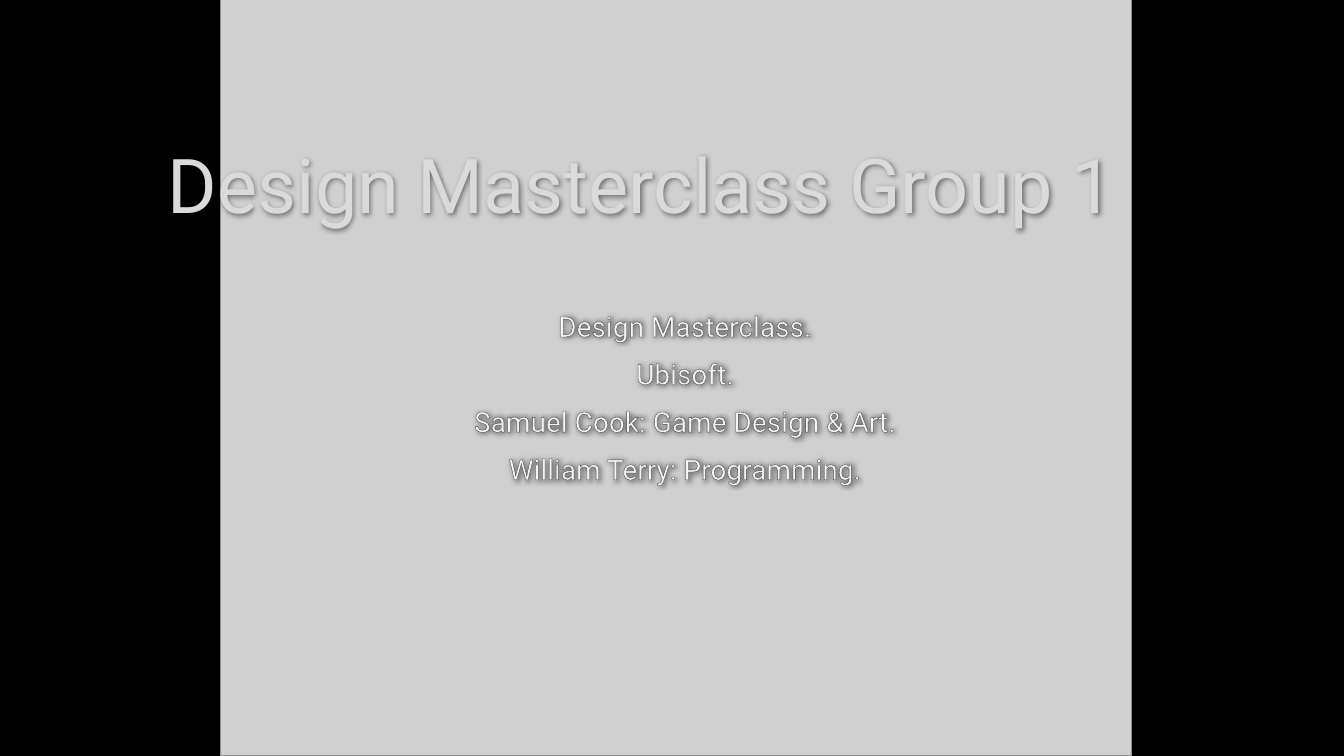
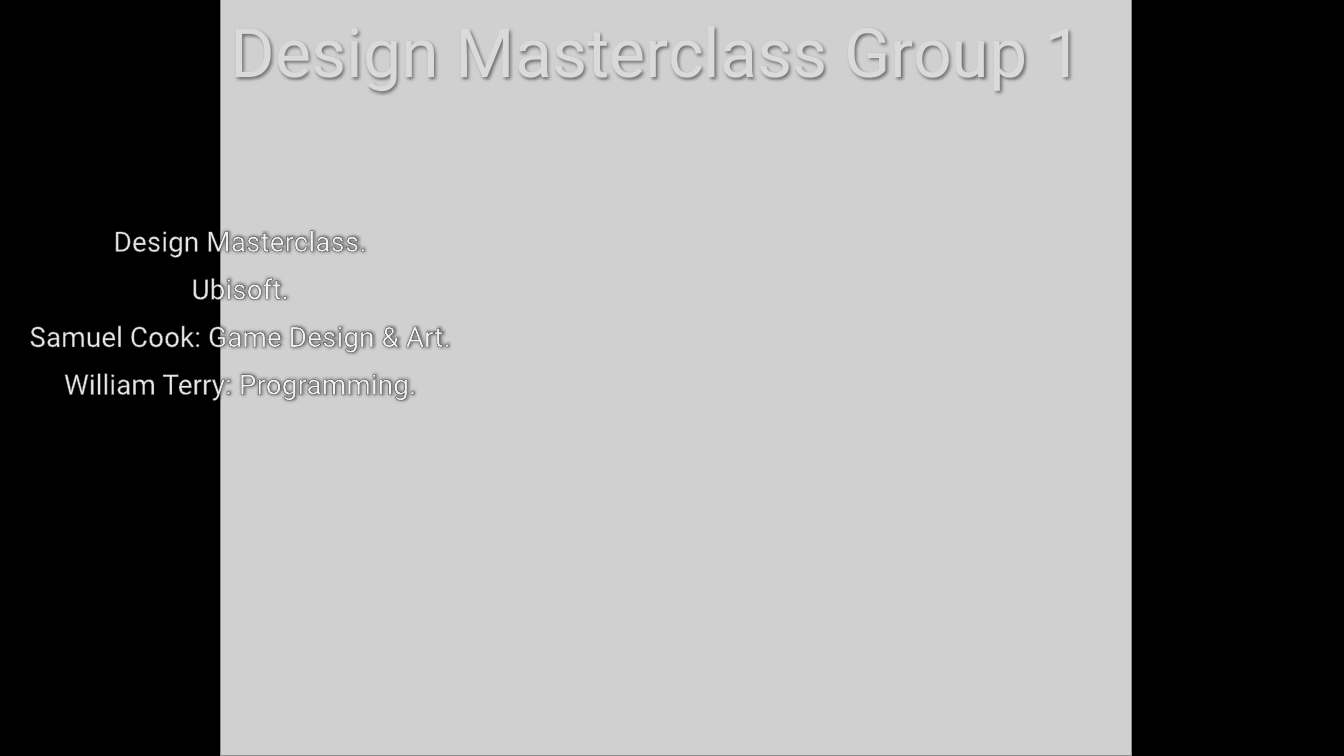
Before and after one commit to UoSGamesGroups/second-semester-dm-group-1, a slide deck: slide 1 of docs/presentation/Adversarial Physics3.pptx. Drawn at 1344x756 pixels with LibreOffice and Linux fonts; fonts in the diff are those of the drawing; grey boxes stand for pictures; background and template pictures are left out. Boxes give left, top, right and bottom in pixels: in the first picture for what was removed or moved away, otherwise in the second. Text is boxed around its words. In the diff, an @@ line names an element or a change of style, - is before the commit and + after.

```diff
--- a/docs/presentation/Adversarial Physics3.pptx
+++ b/docs/presentation/Adversarial Physics3.pptx
@@ title "Design Masterclass Group 1": place and size @@
-title "Design Masterclass Group 1" at <box>168,144,1114,231</box>
+title "Design Masterclass Group 1" at <box>231,29,1082,93</box>
@@ title "Design Masterclass Group 1" at <box>231,29,1082,93</box>: size 54 to 48.6 pt @@
@@ subtitle "Design Masterclass." rewrapped from <box>474,316,895,486</box> to <box>29,225,451,401</box> @@
```
Also in this commit, not shown: 4 other slides changed, 1 slide added, 7 other files.
